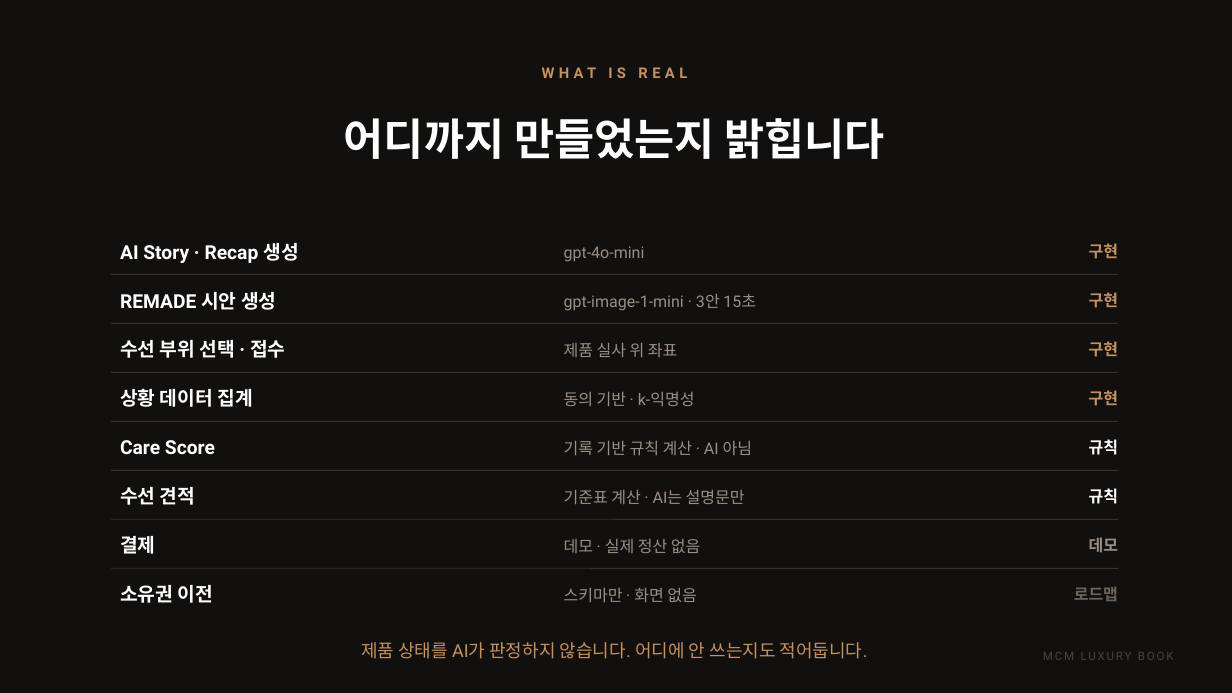
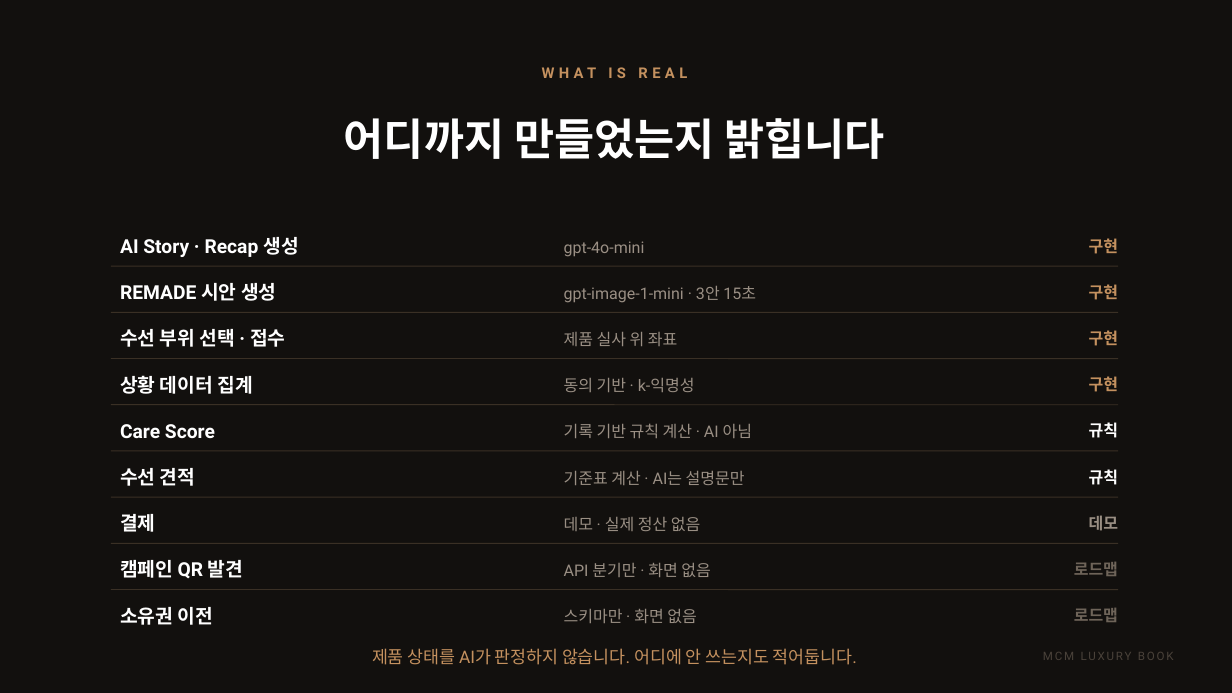
Before and after one commit to elominatedCloud/likeGonzi, a slide deck: slide 24 of docs/ir/MCM_Luxury_Book_IR.pptx. Drawn at 1232x693 pixels with LibreOffice and Linux fonts; fonts in the diff are those of the drawing; background and template pictures are left out. Boxes give left, top, right and bottom in pixels: in the first picture for what was removed or moved away, otherwise in the second. Text is boxed around its words. In the diff, an @@ line names an element or a change of style, - is before the commit and + after.

```diff
--- a/docs/ir/MCM_Luxury_Book_IR.pptx
+++ b/docs/ir/MCM_Luxury_Book_IR.pptx
@@ 3 texts: place and size @@
-3 texts at (120,243,1118,263)
+3 texts at (120,237,1118,257)
@@ 6 texts, 2 lines: place and size @@
-6 texts, 2 lines at (111,274,1118,358)
+6 texts, 2 lines at (111,266,1118,347)
@@ 6 texts, 2 lines: place and size @@
-6 texts, 2 lines at (111,372,1118,455)
+6 texts, 2 lines at (111,359,1118,438)
@@ 5 texts, 2 lines: place and size @@
-5 texts, 2 lines at (111,470,1118,553)
+5 texts, 2 lines at (111,451,1118,531)
@@ text "결제": place and size @@
-text "결제" at (120,536,155,554)
+text "결제" at (120,514,155,532)
@@ line added from (111, 543) to (1118, 543), #3A3025 0.75 pt @@
@@ text added at (120,560,243,578), 15 pt, text #FFFFFF, bold @@
+캠페인 QR 발견
@@ text added at (564,563,710,577), 12.5 pt, text #9A8F84 @@
+API 분기만 · 화면 없음
@@ text added at (1074,562,1118,576), 12.5 pt, text #6E6459, bold @@
+로드맵
@@ 3 texts, 1 line: place and size @@
-3 texts, 1 line at (111,568,1118,603)
+3 texts, 1 line at (111,590,1118,625)
@@ text "제품 상태를 AI가 판정하지 않습니다. ...": place and size @@
-text "제품 상태를 AI가 판정하지 않습니다. ..." at (361,642,868,659)
+text "제품 상태를 AI가 판정하지 않습니다. ..." at (372,648,857,665)
@@ text "제품 상태를 AI가 판정하지 않습니다. ..." at (372,648,857,665): size 14 to 13.5 pt @@
```
Also in this commit, not shown: 1 other slide changed, 3 other files.
